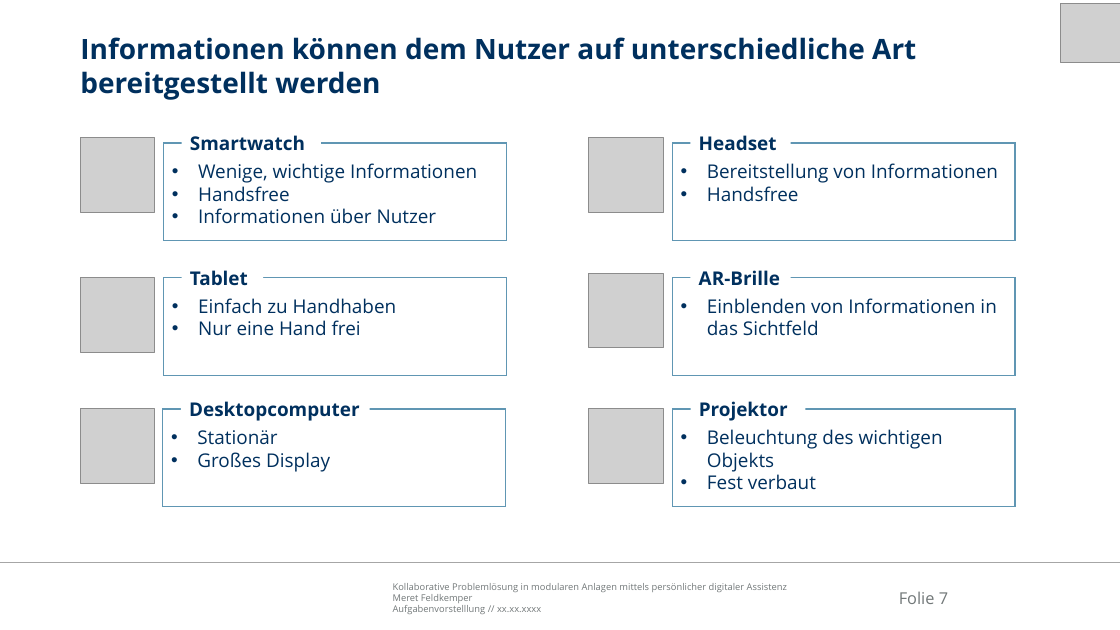
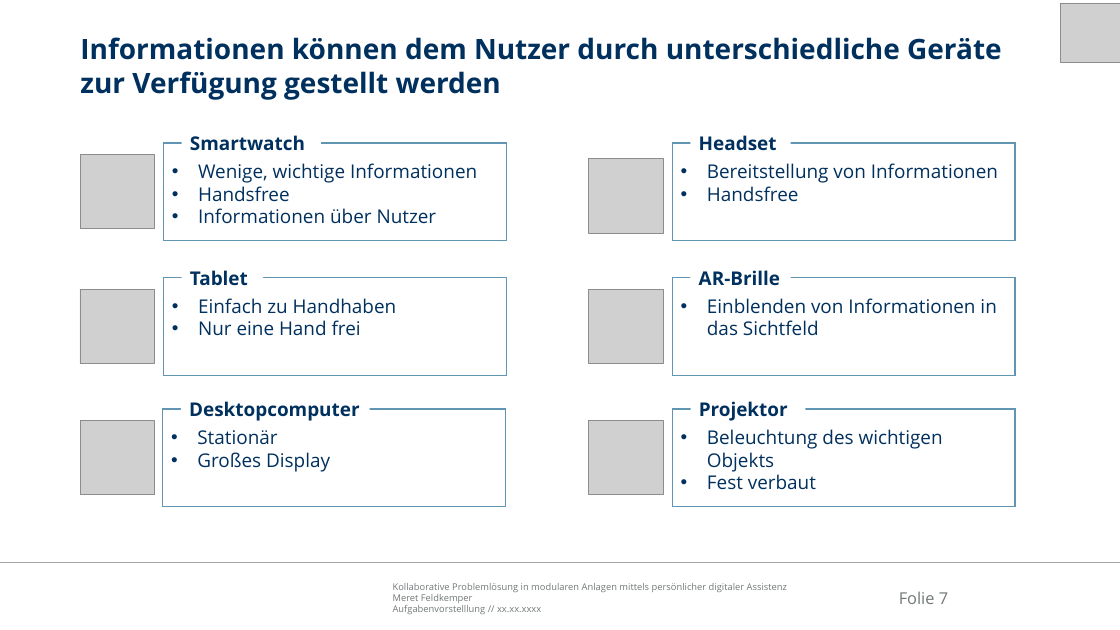
Before and after one commit to Ral3007/Diplomarbeit, a slide deck: slide 7 of Dokumente/Präsentationen/2019-01-07_DA_Feldkemper_Aufgabenvorstellung.pptx. Drawn at 1120x630 pixels with LibreOffice and Linux fonts; fonts in the diff are those of the drawing; grey boxes stand for pictures; background and template pictures are left out. Boxes give left, top, right and bottom in pixels: in the first picture for what was removed or moved away, otherwise in the second. Text is boxed around its words. In the diff, an @@ line names an element or a change of style, - is before the commit and + after.

```diff
--- a/Dokumente/Präsentationen/2019-01-07_DA_Feldkemper_Aufgabenvorstellung.pptx
+++ b/Dokumente/Präsentationen/2019-01-07_DA_Feldkemper_Aufgabenvorstellung.pptx
@@ title at (80,37,1002,100): text changed @@
-Informationen können dem Nutzer auf unterschiedliche Art bereitgestellt werden
+Informationen können dem Nutzer durch unterschiedliche Geräte zur Verfügung gestellt werden
@@ picture: place and size @@
-picture at (81,138,155,213)
+picture at (81,155,155,229)
@@ picture: place and size @@
-picture at (589,138,664,213)
+picture at (589,159,664,234)
@@ picture: place and size @@
-picture at (589,273,664,348)
+picture at (589,289,664,364)
@@ 3 pictures: place and size @@
-3 pictures at (81,278,664,484)
+3 pictures at (80,289,664,496)
```
Also in this commit, not shown: 2 other slides changed, 15 other files.
